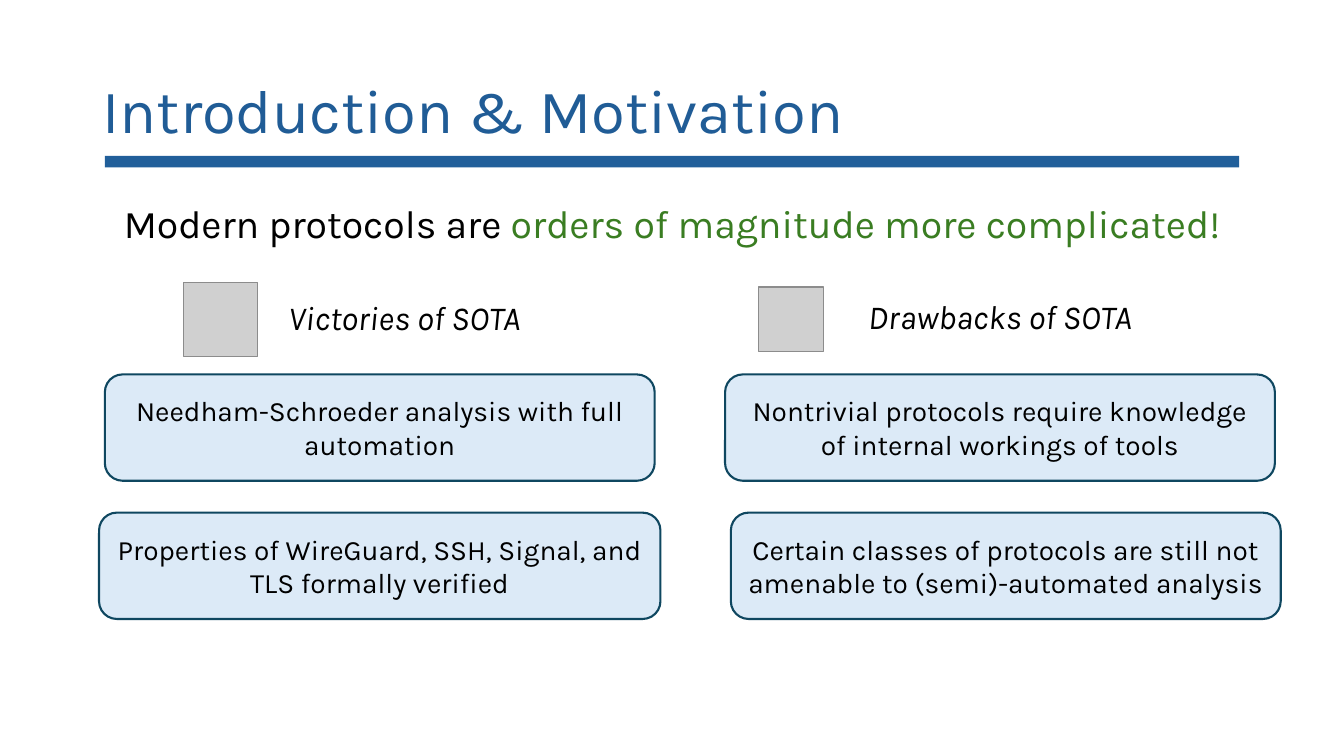
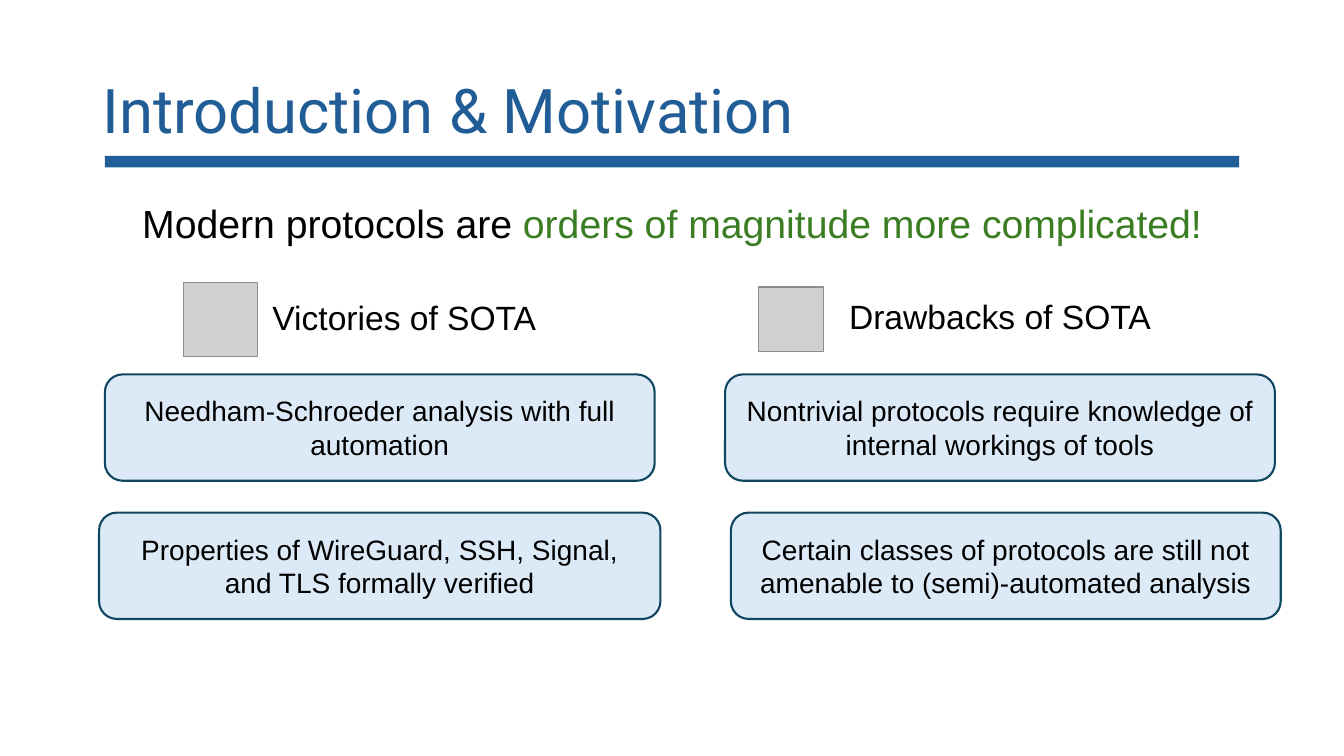
Before and after one commit to lorchrob/comp_slides, a slide deck: slide 4 of comp.pptx. Drawn at 1344x756 pixels with LibreOffice and Linux fonts; fonts in the diff are those of the drawing; grey boxes stand for pictures. Boxes give left, top, right and bottom in pixels: in the first picture for what was removed or moved away, otherwise in the second. Text is boxed around its words. In the diff, an @@ line names an element or a change of style, - is before the commit and + after.

```diff
--- a/comp.pptx
+++ b/comp.pptx
@@ title "Introduction & Motivation" at box(102, 86, 794, 134): font Karla to Roboto @@
@@ text "Victories of SOTA" at box(272, 305, 536, 331): font Karla to Arial, italic off @@
@@ text "Drawbacks of SOTA" at box(849, 304, 1151, 330): font Karla to Arial, italic off @@
@@ font Karla to Arial in 5 elements at box(142, 209, 1202, 246), box(105, 374, 654, 480), box(99, 513, 660, 619), box(725, 374, 1274, 480), box(731, 513, 1280, 619) @@
```
Also in this commit, not shown: 94 other slides changed.
